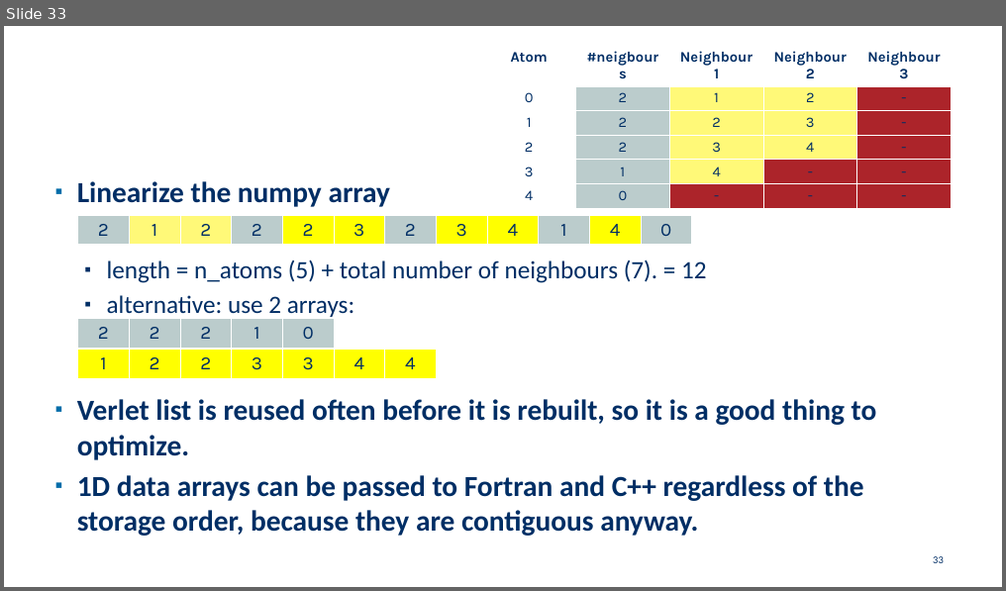
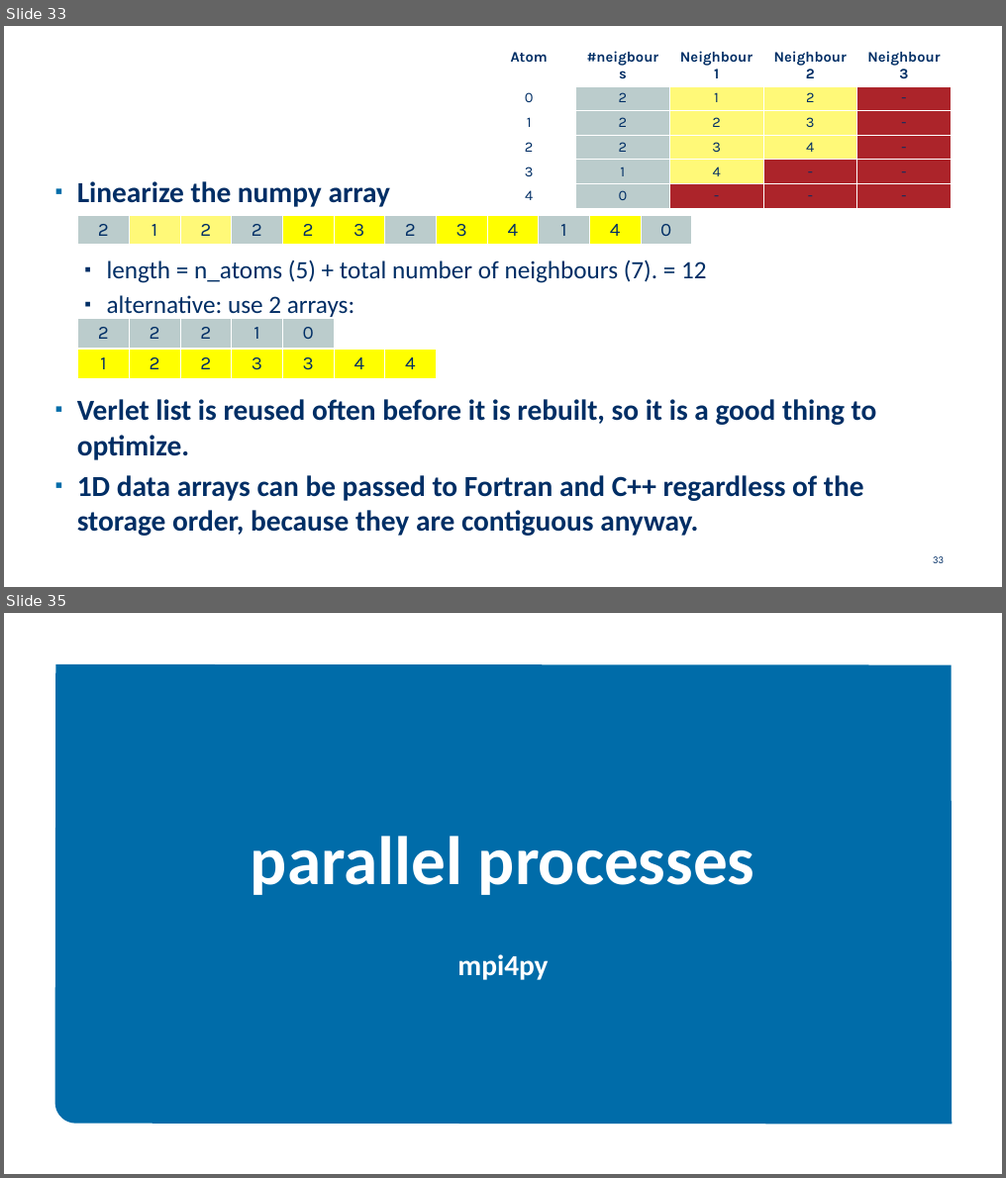
Before and after one commit to etijskens/pp, a slide deck: assignment-2021/assignment-2021.pptx. Shown one above the other, each under a label of ours: slide 33 before the commit, slides 33 and 35 after it; the slides between them are not shown. The pictures are 1006x591 and 1006x1178 pixels, drawn with LibreOffice and Linux fonts; fonts in the diff are those of the drawing; background and template pictures are left out. Boxes give left, top, right and bottom in pixels: in the first picture for what was removed or moved away, otherwise in the second. Text is boxed around its words. In the diff, an @@ line names an element or a change of style, - is before the commit and + after.

```diff
--- a/assignment-2021/assignment-2021.pptx
+++ b/assignment-2021/assignment-2021.pptx
@@ slide 35 added at [4, 613, 1002, 1174], background #FFFFFF @@
@@ freeform shape added at [54, 664, 951, 1124], fill #006CA9 @@
@@ title added at [251, 836, 755, 895], 66 pt, text #FFFFFF, bold @@
+parallel processes
@@ text added at [457, 955, 548, 980], 28 pt, text #FFFFFF, bold @@
+mpi4py
```
Also in this commit, not shown: 1 slide changed, 7 other slides added, 1 other file.
